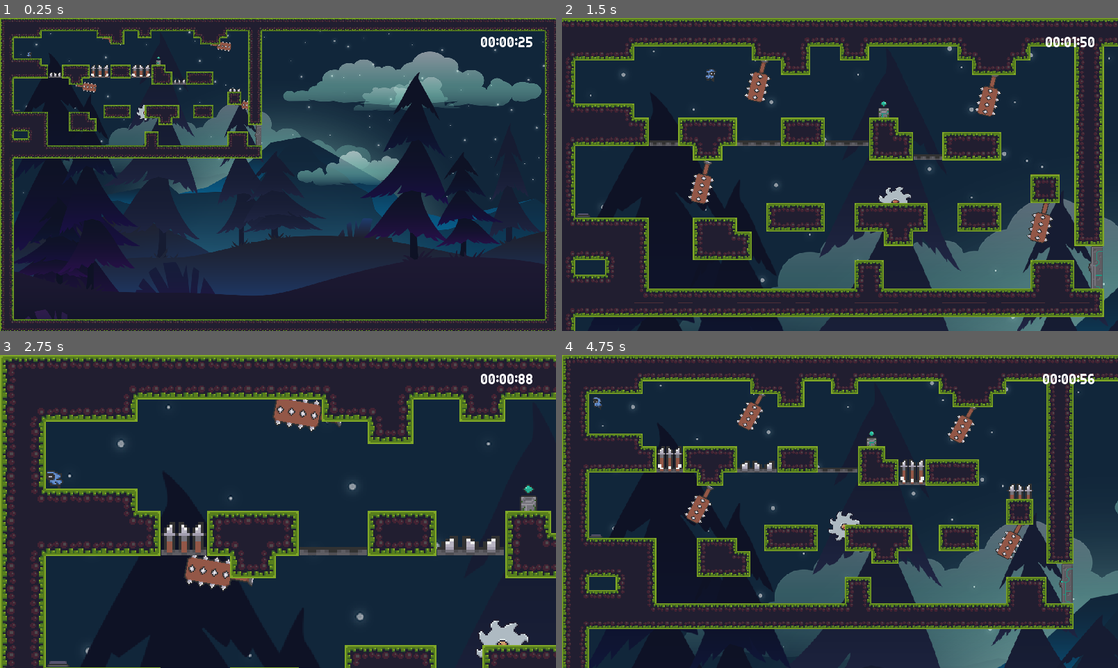
Above: before the commit, frames 1-4 (two rows, left to right).
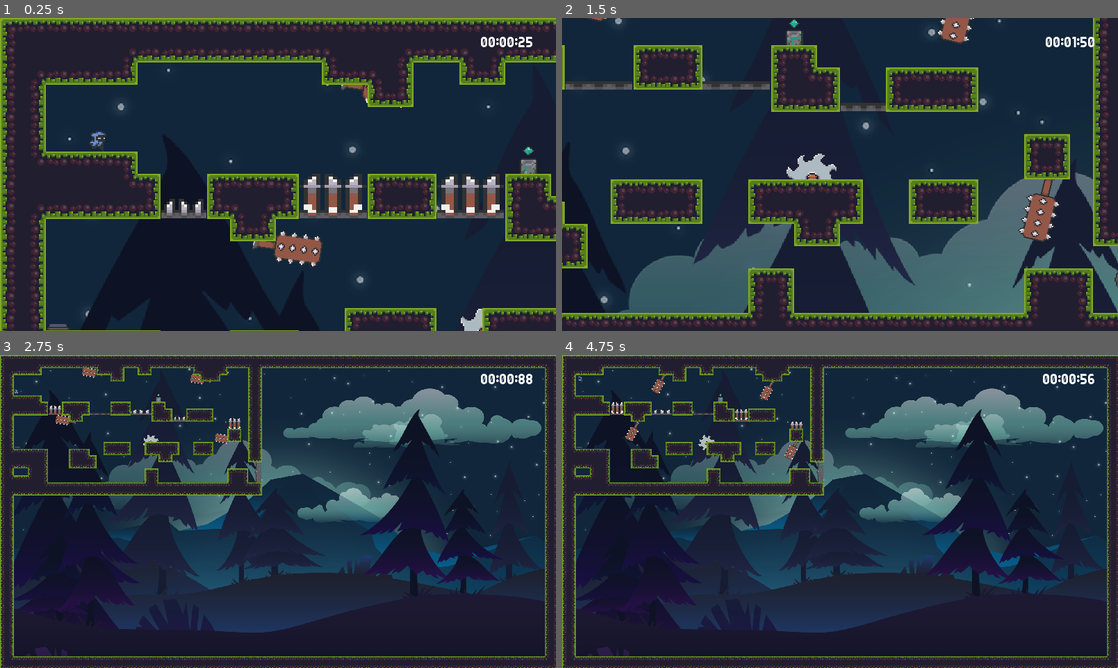
Above: after the commit, the same moments.

Repository: waltyy/Platformer-Game---2022
Game: Godot game, scene res://World.tscn
Same seed, same stepped clock (60 frames per second), same inputs: the game is played once before the commit and once after it. The project has no main scene, so this scene is started directly.
Inputs:
- Up to frame 1 (0.25 s): no input
- Up to frame 2 (1.5 s): hold D (right) from 0.53 s (still down); tap Z (zoom) at 0.6, 1.35 s; tap Space (jump) at 0.77 s
- Up to frame 3 (2.75 s): tap Space (jump) at 1.52 s; release D (right) at 2.03 s; hold A (left) from 2.03 s (still down); tap Z (zoom) at 2.1 s
- Up to frame 4 (4.75 s): release A (left) at 2.78 s; hold D (right) 2.78-4.28 s; tap Z (zoom) at 2.85, 3.6, 4.35 s; tap Space (jump) at 3.02, 3.77, 4.52 s; tap R (reset) at 4.15 s; hold A (left) from 4.28 s (still down)

The runs differ from the first frame. In frame 1, 38% of the frame differs, in the area x 0-100%, y 0-100%; in frame 2, 42%; in frame 3, 37%; in frame 4, 45%.

Commit message:
Fixed Some Bugs

Diff:
--- a/Scenes/Camera2D.gd
+++ b/Scenes/Camera2D.gd
@@ -1,26 +1,30 @@
 extends Camera2D
 
 var target = null
-var zoomed = false
+var zoomed = true
 var center = Vector2.ZERO
 
 
 func _ready():
 	center = get_viewport_rect().size/2
+	target = owner.get_node("Player")
+	#
+	position = target.global_position
+	zoom = Vector2(.3,.3)
 
 func _process(delta):
 	if Input.is_action_just_pressed("zoom"):
 		if zoomed:
-			target = center
+			target = null
 			zoomed = false
 		else:
 			target = owner.get_node("Player")
 			zoomed = true
 
 	if zoomed:
-		zoom = zoom.move_toward(Vector2(0.3,0.3), 0.03)
-		position = position.move_toward(target.global_position,80)
+		position = target.global_position
+		zoom = Vector2(.3,.3)
 
 	else:
-		zoom = zoom.move_toward(Vector2(1,1),0.03)
-		position = position.move_toward(center,80)
+		position = center
+		zoom = Vector2(1,1)
--- a/Scenes/Player.gd
+++ b/Scenes/Player.gd
@@ -74,3 +74,9 @@
 	#set gravity
 	velocity.y += gravity * delta
 	velocity = move_and_slide(velocity, Vector2.UP)
+
+
+func _on_DeathZone_area_entered(area):
+	if area.is_in_group("Deadly"): # Replace with function body.
+		if GameStats.check_reset() == false:
+			global_position = GameStats	.get_spawn().global_position
--- a/Scenes/Player.tscn
+++ b/Scenes/Player.tscn
@@ -2,9 +2,6 @@
 
 [ext_resource path="res://Sprites/hero/herochar_spritesheet(new).png" type="Texture" id=1]
 [ext_resource path="res://Scenes/Player.gd" type="Script" id=2]
-
-[sub_resource type="RectangleShape2D" id=10]
-extents = Vector2( 4.5, 6.5 )
 
 [sub_resource type="Animation" id=2]
 length = 0.001
@@ -139,6 +136,10 @@
 "values": [ 8, 9, 10, 11, 12, 13 ]
 }
 
+[sub_resource type="CapsuleShape2D" id=10]
+radius = 3.5
+height = 6.0
+
 [node name="Player" type="KinematicBody2D"]
 script = ExtResource( 2 )
 
@@ -148,9 +149,8 @@
 vframes = 15
 frame = 40
 
-[node name="BodyCollider" type="CollisionShape2D" parent="."]
-position = Vector2( -0.5, 0.5 )
-shape = SubResource( 10 )
+[node name="CollisionPolygon2D" type="CollisionPolygon2D" parent="."]
+polygon = PoolVector2Array( -3, 8, -4, 7, -4, -4, -2, -6, 1, -6, 3, -4, 3, 4, 3, 7, 2, 8 )
 
 [node name="AnimationPlayer" type="AnimationPlayer" parent="."]
 anims/RESET = SubResource( 2 )
@@ -161,3 +161,11 @@
 anims/pushing = SubResource( 7 )
 anims/roll = SubResource( 8 )
 anims/running = SubResource( 9 )
+
+[node name="DeathZone" type="Area2D" parent="."]
+position = Vector2( -0.5, 0.5 )
+
+[node name="BodyCollider" type="CollisionShape2D" parent="DeathZone"]
+shape = SubResource( 10 )
+
+[connection signal="area_entered" from="DeathZone" to="." method="_on_DeathZone_area_entered"]
--- a/Scenes/SpikeTraps.tscn
+++ b/Scenes/SpikeTraps.tscn
@@ -1,7 +1,6 @@
-[gd_scene load_steps=6 format=2]
+[gd_scene load_steps=5 format=2]
 
 [ext_resource path="res://Sprites/random/trap_spikes_anim_strip_7.png" type="Texture" id=1]
-[ext_resource path="res://Scenes/SpikeTraps.gd" type="Script" id=2]
 
 [sub_resource type="RectangleShape2D" id=1]
 extents = Vector2( 8, 8 )
@@ -61,9 +60,8 @@
 "values": [ true, false, true ]
 }
 
-[node name="Area2D" type="Area2D"]
+[node name="Area2D" type="Area2D" groups=["Deadly"]]
 scale = Vector2( 2, 2 )
-script = ExtResource( 2 )
 
 [node name="CollisionShape2D" type="CollisionShape2D" parent="."]
 shape = SubResource( 1 )
@@ -76,7 +74,6 @@
 frame = 2
 
 [node name="AnimationPlayer" type="AnimationPlayer" parent="."]
+autoplay = "SpikeTrigger"
 anims/RESET = SubResource( 2 )
 anims/SpikeTrigger = SubResource( 3 )
-
-[connection signal="body_entered" from="." to="." method="_on_Area2D_body_entered"]
--- a/Scenes/Spinning Blade.gd
+++ b/Scenes/Spinning Blade.gd
@@ -1,14 +1,6 @@
 extends Node2D
 export (int) var follow_speed = 50
-func _ready():
-	$AnimationPlayer.play("spin")
+
 
 func _process(delta):
 	$Path2D/PathFollow2D.offset += follow_speed * delta
-
-
-func _on_Area2D_body_entered(body):
-	if body.is_in_group("Player"):
-		print("player dead")
-		if GameStats.check_reset() == false:
-			body.global_position = GameStats.get_spawn().global_position
--- a/Scenes/Spinning Blade.tscn
+++ b/Scenes/Spinning Blade.tscn
@@ -42,6 +42,7 @@
 script = ExtResource( 2 )
 
 [node name="AnimationPlayer" type="AnimationPlayer" parent="."]
+autoplay = "spin"
 playback_speed = -3.0
 anims/RESET = SubResource( 3 )
 anims/spin = SubResource( 4 )
@@ -58,9 +59,7 @@
 hframes = 8
 frame = 1
 
-[node name="Area2D" type="Area2D" parent="Path2D/PathFollow2D/Sprite"]
+[node name="Area2D" type="Area2D" parent="Path2D/PathFollow2D/Sprite" groups=["Deadly"]]
 
 [node name="CollisionShape2D" type="CollisionShape2D" parent="Path2D/PathFollow2D/Sprite/Area2D"]
 shape = SubResource( 2 )
-
-[connection signal="body_entered" from="Path2D/PathFollow2D/Sprite/Area2D" to="." method="_on_Area2D_body_entered"]
--- a/Scenes/SwingingTrap.tscn
+++ b/Scenes/SwingingTrap.tscn
@@ -1,7 +1,6 @@
-[gd_scene load_steps=5 format=2]
+[gd_scene load_steps=4 format=2]
 
 [ext_resource path="res://Sprites/random/trap_suspended_anim_strip_18.png" type="Texture" id=1]
-[ext_resource path="res://Scenes/SwingingTrap.gd" type="Script" id=2]
 
 [sub_resource type="Animation" id=1]
 length = 0.001
@@ -33,20 +32,18 @@
 
 [node name="SwingingTrap" type="Node2D"]
 position = Vector2( 600, 100 )
-script = ExtResource( 2 )
 
 [node name="Sprite" type="Sprite" parent="."]
 position = Vector2( 0, 16 )
 texture = ExtResource( 1 )
 hframes = 18
 
-[node name="Area2D" type="Area2D" parent="."]
+[node name="Area2D" type="Area2D" parent="." groups=["Deadly"]]
 
 [node name="CollisionPolygon2D" type="CollisionPolygon2D" parent="Area2D"]
 polygon = PoolVector2Array( 0, 15, -7, 15, -7, 16, -8, 16, -8, 17, -10, 17, -10, 18, -11, 18, -11, 19, -12, 19, -12, 20 …(814 unchanged characters)…
 
 [node name="AnimationPlayer" type="AnimationPlayer" parent="."]
+autoplay = "Swing"
 anims/RESET = SubResource( 1 )
 anims/Swing = SubResource( 2 )
-
-[connection signal="body_entered" from="Area2D" to="." method="_on_Area2D_body_entered"]
--- a/World.tscn
+++ b/World.tscn
@@ -3,3 +3,11 @@
 [ext_resource path="res://Scenes/World.tscn" type="PackedScene" id=1]
 
 [node name="World" instance=ExtResource( 1 )]
+
+[editable path="Area2D4"]
+[editable path="Area2D5"]
+[editable path="DoorAndButton"]
+[editable path="Area2D"]
+[editable path="Area2D2"]
+[editable path="Area2D3"]
+[editable path="Spinning Blade"]
